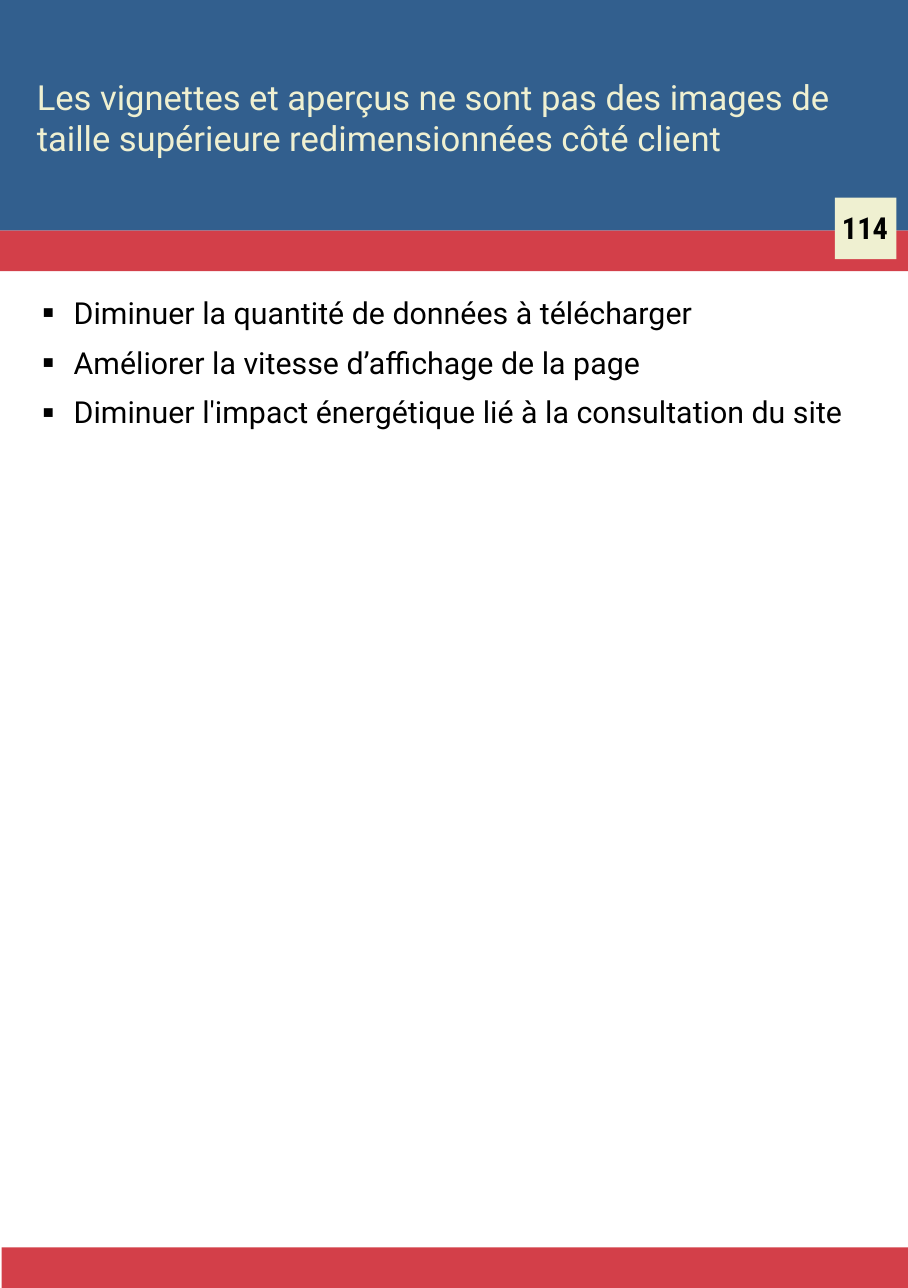
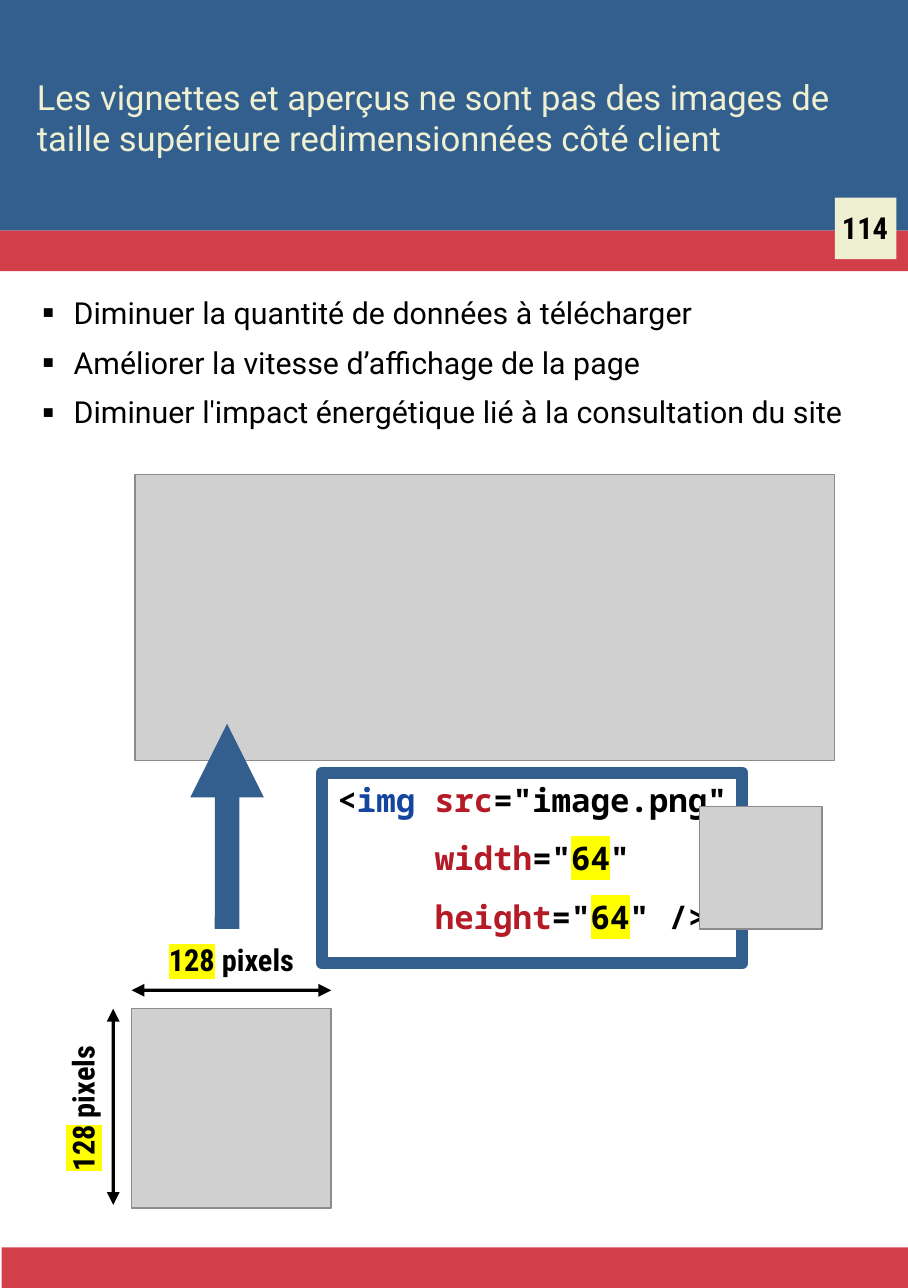
Before and after one commit to Zigazou/bonnes-pratiques-illustrees, a slide deck: slide 122 of bonnes-pratiques.odp. Drawn at 908x1288 pixels with LibreOffice and Linux fonts; fonts in the diff are those of the drawing; grey boxes stand for pictures. Boxes give left, top, right and bottom in pixels: in the first picture for what was removed or moved away, otherwise in the second. Text is boxed around its words. In the diff, an @@ line names an element or a change of style, - is before the commit and + after.

```diff
--- a/bonnes-pratiques.odp
+++ b/bonnes-pratiques.odp
@@ picture added at box(135, 475, 835, 762) @@
@@ arrow added from (227, 928) to (227, 724), #325F8E 11.34 pt @@
@@ rectangle added at box(322, 773, 743, 963), outline #325F8E 5.67 pt @@
@@ text added at box(337, 787, 727, 937), 15 pt, text #000000, bold @@
+<img src="image.png"
+width="64"
+height="64" />
@@ picture added at box(699, 807, 822, 930) @@
@@ group added at box(63, 948, 332, 1207): 2 double arrows, 2 texts, 1 picture @@
+128 pixels
+128 pixels
```
Also in this commit, not shown: 3 other slides changed, 4 other files.
